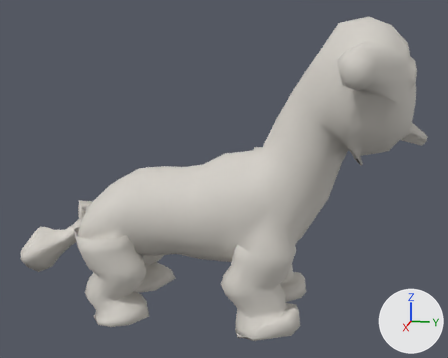
The glTF model public/assets/lion/cage/lion_cage_rigged.glb as it was, and as the next commit left it.
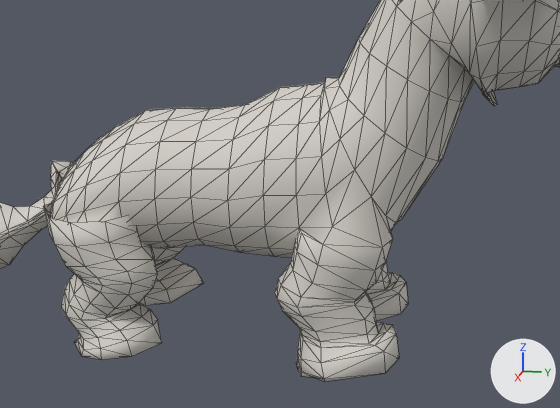
Old and new are each drawn whole from a 50 mm lens placed at (1.897, 0.449, 0.915), pointed at (-0.005, 0.068, 0.439) and again close up on the part from 10% to 90% of the width and 27% to 100% of the height. Every picture has the same lights, and +X, +Y and +Z are marked at lower right. The first two pictures are the older version. The close-ups show mesh edges as thin lines.

Objects in the first close-up: 'LionCage'.
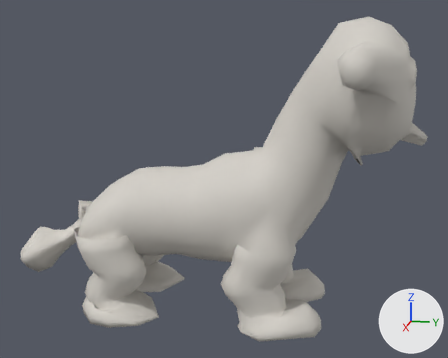
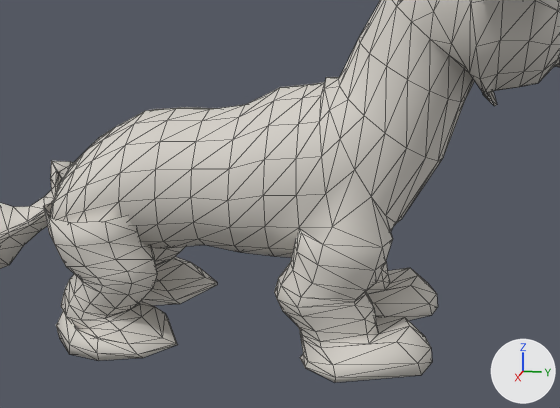
Pixel boxes (x1, y1, x2, y2) of what changed, in the close-ups (560 x 408 px; the box of a moved part takes in the faces that stretch with it):
```json
{"object": "LionCage", "change": "reshaped", "before": [0, 0, 560, 381], "after": [0, 0, 560, 382]}
{"part": 1, "of": "me_lioncage", "change": "moved or reshaped", "before": [297, 273, 408, 381], "after": [300, 268, 438, 382]}
{"part": 2, "of": "me_lioncage", "change": "built on", "before": [74, 261, 203, 360], "after": [56, 257, 217, 360]}
```

The change, as JSON lines over the scene's bpy script:
```json
{"block": "me_lioncage", "where": "# used by ob_lioncage; location = (0.0, 0.0, 0.0)"}
{"op": "remove", "block": "me_lioncage", "code": "me_lioncage.from_pydata(...)  # 989 vertices, 1974 faces; spans x -0.296..0.296, y -0.657..0.681, z -0.017..0.943"}
{"op": "add", "block": "me_lioncage", "code": "me_lioncage.from_pydata(...)  # 1005 vertices, 2006 faces; spans x -0.296..0.296, y -0.657..0.681, z 0.004..0.943"}
{"block": "me_lioncage", "change": "me_lioncage part 1"}
{"block": "me_lioncage", "change": "16 vertices are removed from x -0.231..0.231, y 0.15..0.251, z -0.011..0.034"}
{"block": "me_lioncage", "change": "54 faces are deleted"}
{"block": "me_lioncage", "change": "32 vertices move from x -0.217..0.217, y 0.134..0.335, z -0.017..0.072 to x -0.225..0.225, y 0.141..0.4, z 0.004..0.088"}
{"block": "me_lioncage", "change": "16 vertices are added at x -0.237..0.237, y 0.158..0.3, z 0.004..0.032"}
{"block": "me_lioncage", "change": "54 new faces join them"}
{"block": "me_lioncage", "change": "me_lioncage part 2"}
{"block": "me_lioncage", "change": "8 vertices are removed from x -0.232..0.232, y -0.292..-0.185, z 0.003..0.013"}
{"block": "me_lioncage", "change": "32 faces are deleted"}
{"block": "me_lioncage", "change": "24 vertices move from x -0.222..0.222, y -0.335..-0.142, z -0.002..0.053 to x -0.232..0.232, y -0.371..-0.111, z 0.022..0.073"}
{"block": "me_lioncage", "change": "24 vertices are added at x -0.244..0.244, y -0.368..-0.109, z 0.004..0.032"}
{"block": "me_lioncage", "change": "64 new faces join them"}
```
